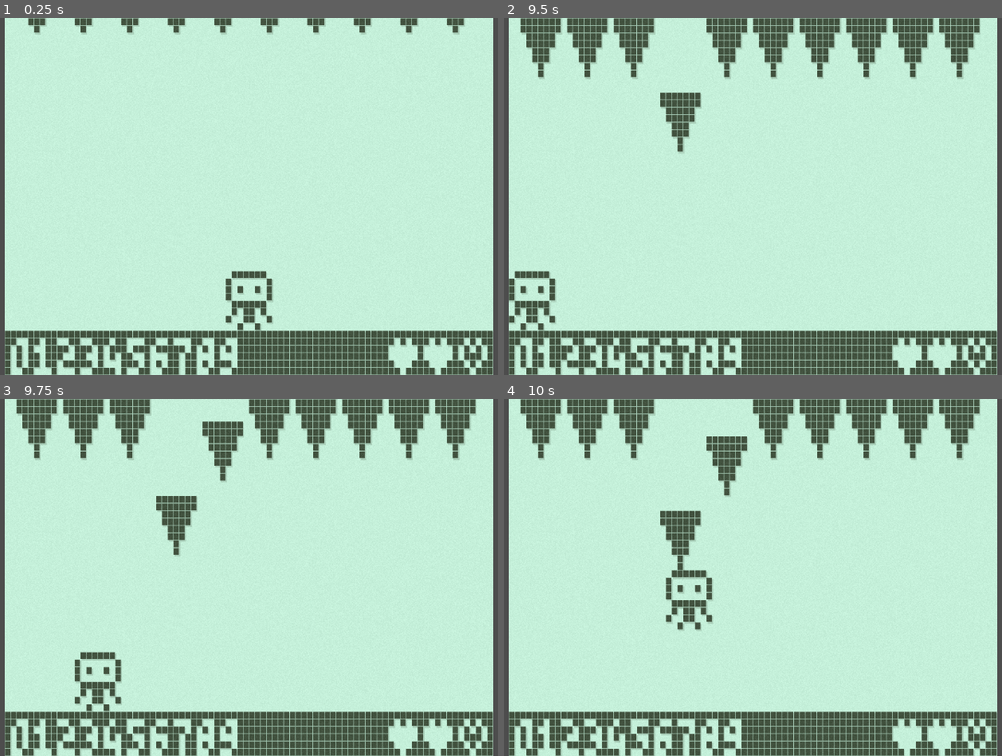
Above: before the commit, frames 1-4 (two rows, left to right).
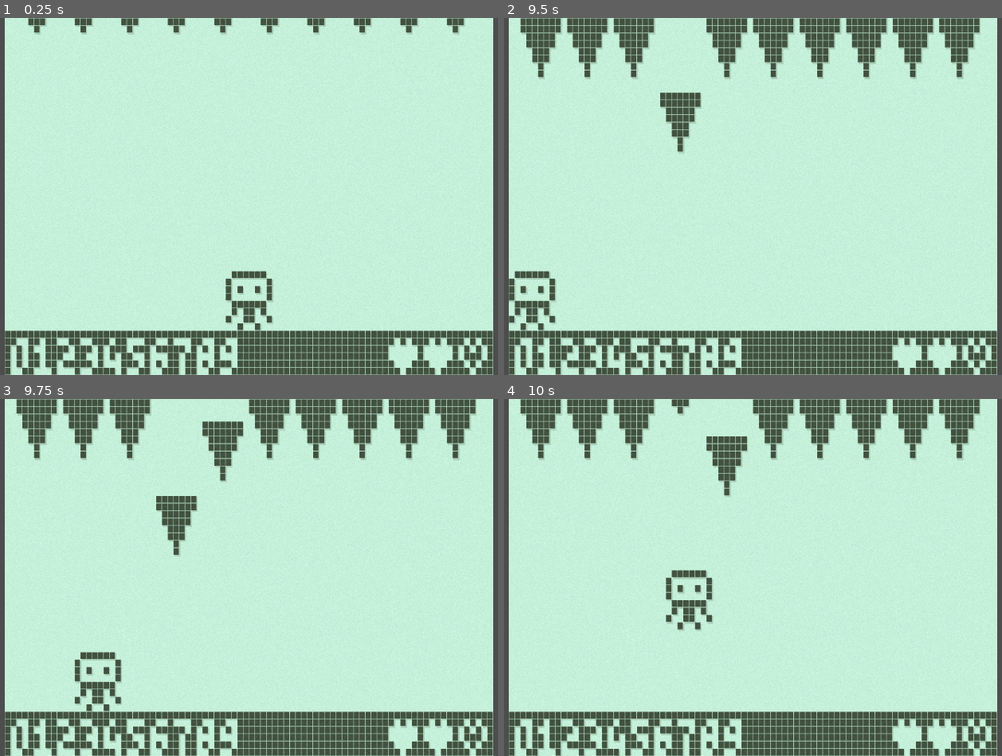
Above: after the commit, the same moments.

Repository: Qowface/nokiajam-6
Game: Godot game, scene res://main.tscn
Same seed, same stepped clock (60 frames per second), same inputs: the game is played once before the commit and once after it.
Inputs:
- Up to frame 1 (0.25 s): no input
- Up to frame 2 (9.5 s): hold Right (move_right) 0.53-2.03 s; tap Space (jump) at 0.77, 1.52, 3.02, 3.77, 4.52, 6.02, 6.77, 7.52, 9.02 s; hold Left (move_left) 2.03-4.28 s; tap R (reset) at 4.15 s; hold Right (move_right) 4.28-8.03 s; tap Enter at 5.75 s; hold Left (move_left) from 8.03 s (still down)
- Up to frame 3 (9.75 s): release Left (move_left) at 9.53 s; hold Right (move_right) from 9.53 s (still down)
- Up to frame 4 (10 s): keep holding Right (move_right); tap Space (jump) at 9.77 s

Frames 1-3 are identical in both runs. In frame 4, 1.0% of the frame differs, in the area x 31-40%, y 0-49%.

Commit message:
Implement health and scoring.

Diff:
--- a/scenes/icicle.tscn
+++ b/scenes/icicle.tscn
@@ -69,7 +69,7 @@
 [sub_resource type="RectangleShape2D" id="RectangleShape2D_6kmwy"]
 size = Vector2(3, 7)
 
-[node name="Icicle" type="Area2D"]
+[node name="Icicle" type="Area2D" groups=["icicles"]]
 script = ExtResource("1_x5vjb")
 
 [node name="AnimatedSprite2D" type="AnimatedSprite2D" parent="."]
@@ -82,3 +82,5 @@
 [node name="CollisionShape2D" type="CollisionShape2D" parent="."]
 position = Vector2(3.5, 3.5)
 shape = SubResource("RectangleShape2D_6kmwy")
+
+[connection signal="body_entered" from="." to="." method="_on_body_entered"]
--- a/scenes/icicle_game.tscn
+++ b/scenes/icicle_game.tscn
@@ -49,6 +49,7 @@
 }]
 
 [node name="IcicleGame" type="Node2D"]
+process_mode = 3
 script = ExtResource("1_jsahh")
 
 [node name="Ground" type="StaticBody2D" parent="."]
@@ -64,9 +65,11 @@
 shape = SubResource("RectangleShape2D_y6i5q")
 
 [node name="Player" parent="." instance=ExtResource("1_73hgt")]
+process_mode = 1
 position = Vector2(38, 34)
 
 [node name="Icicles" type="Node2D" parent="."]
+process_mode = 1
 
 [node name="Icicle" parent="Icicles" instance=ExtResource("3_scmh2")]
 position = Vector2(2, 0)
@@ -146,11 +149,14 @@
 texture = ExtResource("8_l1tcd")
 centered = false
 
-[node name="StartTimer" type="Timer" parent="."]
+[node name="Timers" type="Node2D" parent="."]
+process_mode = 1
+
+[node name="StartTimer" type="Timer" parent="Timers"]
 wait_time = 3.0
 one_shot = true
 
-[node name="IcicleTimer" type="Timer" parent="."]
+[node name="IcicleTimer" type="Timer" parent="Timers"]
 
-[connection signal="timeout" from="StartTimer" to="." method="_on_start_timer_timeout"]
-[connection signal="timeout" from="IcicleTimer" to="." method="_on_icicle_timer_timeout"]
+[connection signal="timeout" from="Timers/StartTimer" to="." method="_on_start_timer_timeout"]
+[connection signal="timeout" from="Timers/IcicleTimer" to="." method="_on_icicle_timer_timeout"]
--- a/scripts/icicle.gd
+++ b/scripts/icicle.gd
@@ -1,5 +1,8 @@
 extends Area2D
 
+
+signal hit_player
+signal scored
 
 @export var fall_speed = 10
 
@@ -16,6 +19,7 @@
 	if falling:
 		global_position.y += fall_speed * delta
 		if global_position.y > 48:
+			scored.emit()
 			reset()
 
 
@@ -29,3 +33,9 @@
 	falling = false
 	global_position.y = 0
 	animation.play("grow")
+
+
+func _on_body_entered(body):
+	if body is Player:
+		hit_player.emit()
+		reset()
--- a/scripts/icicle_game.gd
+++ b/scripts/icicle_game.gd
@@ -1,13 +1,24 @@
 extends Node2D
 
 
+var lives = 3
+var score = 0
+
+@onready var player = $Player
 @onready var icicles = $Icicles
-@onready var start_timer = $StartTimer
-@onready var icicle_timer = $IcicleTimer
+@onready var start_timer = $Timers/StartTimer
+@onready var icicle_timer = $Timers/IcicleTimer
 
 
 func _ready():
 	start_timer.start()
+
+	for icicle in get_tree().get_nodes_in_group("icicles"):
+		icicle.hit_player.connect(_on_icicle_hit_player)
+		icicle.scored.connect(_on_icicle_scored)
+
+	print("Lives: " + str(lives))
+	print("Score: " + str(score))
 
 
 func _process(delta):
@@ -29,3 +40,24 @@
 
 func _on_icicle_timer_timeout():
 	drop_random_icicle()
+
+
+func _on_icicle_hit_player():
+	lives -= 1
+	print("Lives: " + str(lives))
+	if lives <= 0:
+		game_over()
+
+
+func _on_icicle_scored():
+	score += 10
+	print("Score: " + str(score))
+
+
+func game_over():
+	player.die()
+	print("Dead")
+	get_tree().paused = true
+	await get_tree().create_timer(2.0).timeout
+	get_tree().paused = false
+	get_tree().reload_current_scene()
--- a/scripts/player.gd
+++ b/scripts/player.gd
@@ -1,3 +1,4 @@
+class_name Player
 extends CharacterBody2D
 
 
@@ -29,3 +30,7 @@
 	move_and_slide()
 
 	position.x = clamp(position.x, 0, screen_size.x - 8)
+
+
+func die():
+	queue_free()
